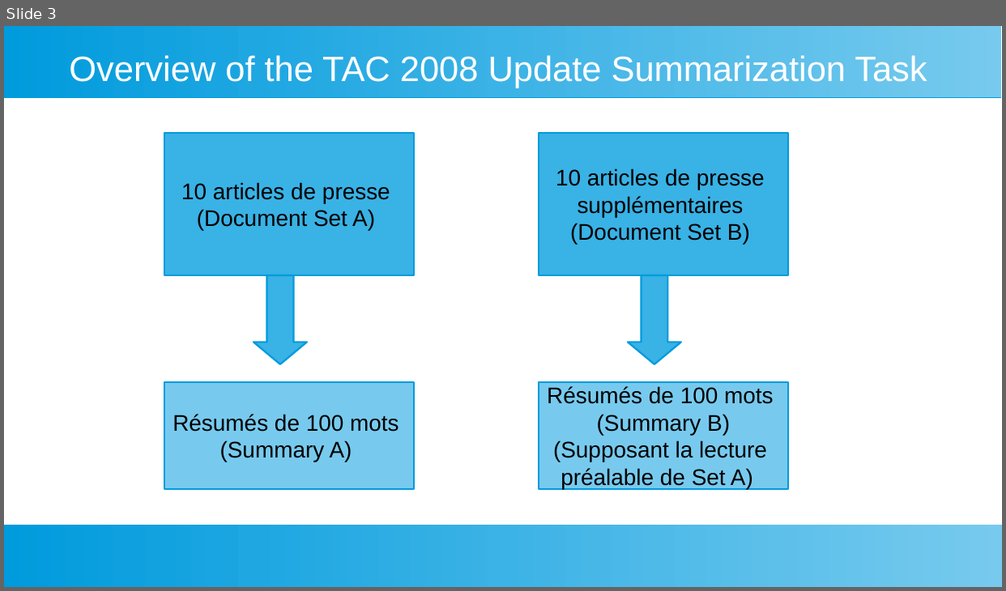
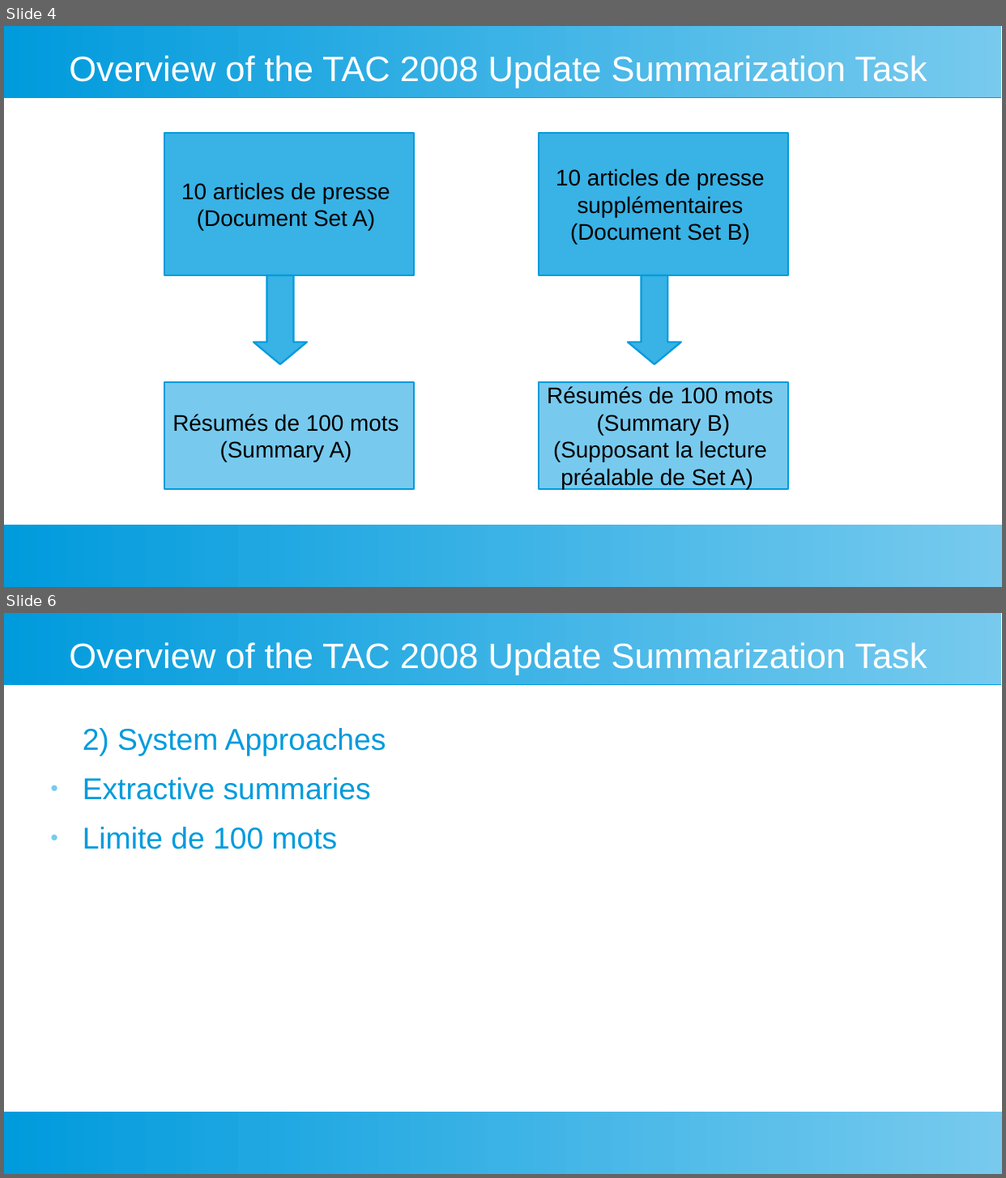
Before and after one commit to fannybachey/stage_2024, a slide deck: presentation/presentation_2.odp. Shown one above the other, each under a label of ours: slide 3 before the commit, slides 4 and 6 after it; the slides between them are not shown. The pictures are 1006x591 and 1006x1178 pixels, drawn with LibreOffice and Linux fonts; fonts in the diff are those of the drawing. Boxes give left, top, right and bottom in pixels: in the first picture for what was removed or moved away, otherwise in the second. Text is boxed around its words. In the diff, an @@ line names an element or a change of style, - is before the commit and + after.

```diff
--- a/presentation/presentation_2.odp
+++ b/presentation/presentation_2.odp
@@ slide 6 added at <box>4,613,1002,1174</box>, background #FFFFFF; not listed: 2 template elements that a slide beside it also shows @@
@@ title added at <box>69,642,927,675</box>, 28 pt, text #FFFFFF @@
+Overview of the TAC 2008 Update Summarization Task
@@ text added at <box>83,728,386,850</box>, 24 pt, text #009BDD @@
+2) System Approaches
+● Extractive summaries
+● Limite de 100 mots
@@ what was slide 3 is now slide 4 @@
```
Also in this commit, not shown: 1 slide changed, 2 other slides added, 14 other files.
